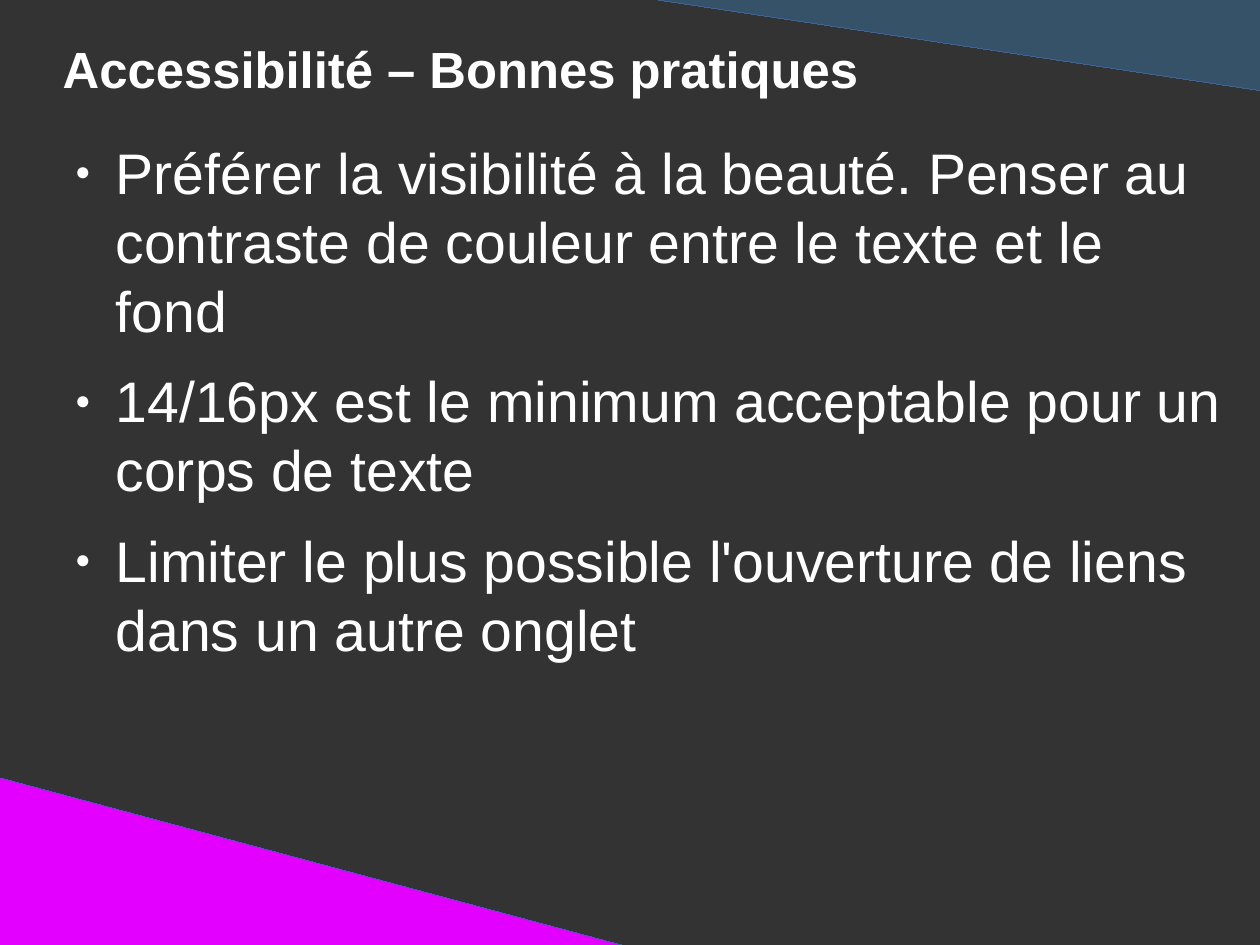
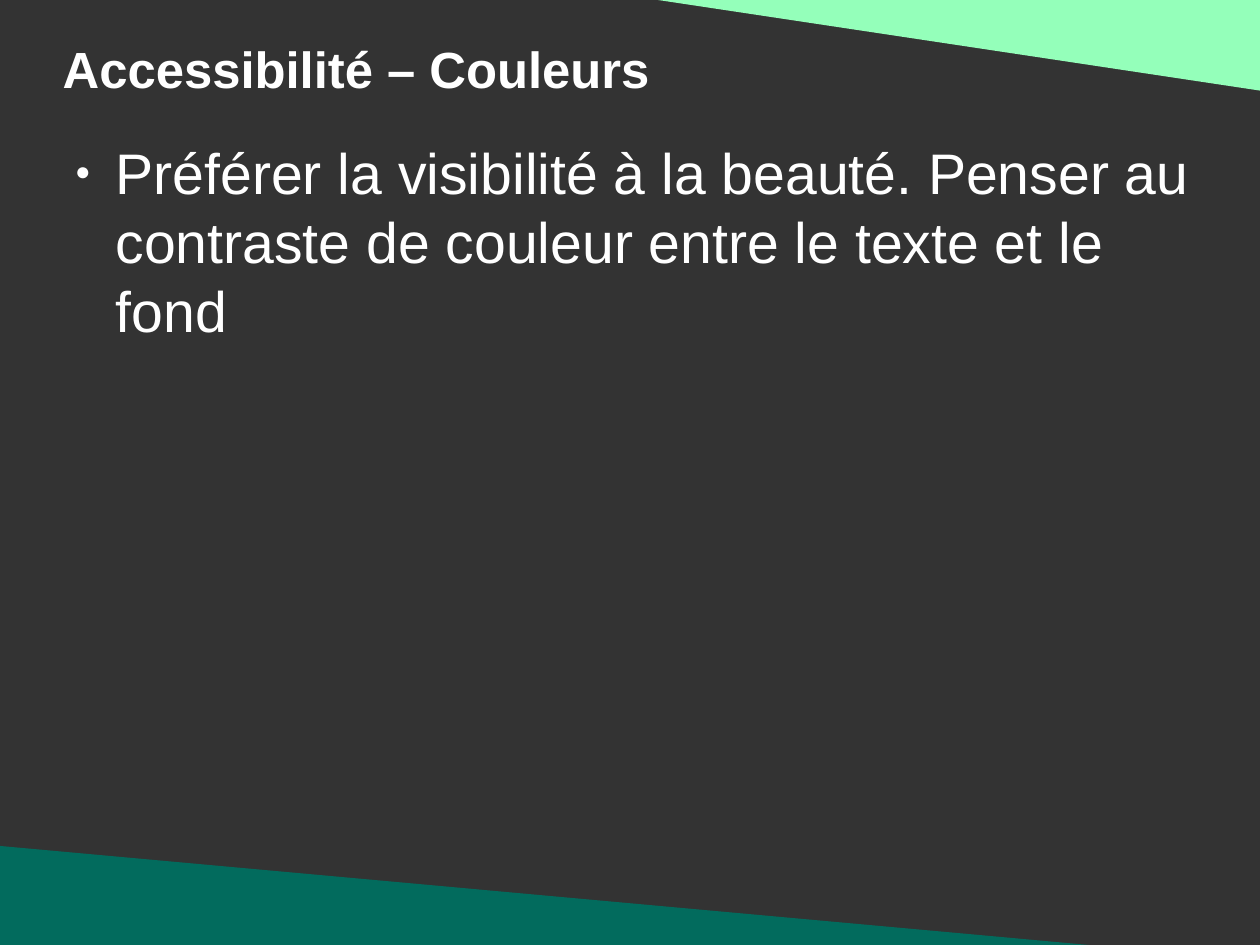
Before and after one commit to DanYellow/presentations, a slide deck: slide 5 of mmi/html/bonnes-pratiques/presentation.odp (slide 3 before the commit). Drawn at 1260x945 pixels with LibreOffice and Linux fonts; fonts in the diff are those of the drawing. Boxes give left, top, right and bottom in pixels: in the first picture for what was removed or moved away, otherwise in the second. Text is boxed around its words. In the diff, an @@ line names an element or a change of style, - is before the commit and + after.

```diff
--- a/mmi/html/bonnes-pratiques/presentation.odp
+++ b/mmi/html/bonnes-pratiques/presentation.odp
@@ right triangle at (613,0,1260,91): fill #355269 to #94FFBA; outline #3465A4 0 pt to none @@
@@ title at (63,50,649,89): text changed @@
-Accessibilité – Bonnes pratiques
+Accessibilité – Couleurs
@@ text at (116,380,1221,661): paragraphs removed @@
-● 14/16px est le minimum acceptable pour un corps de texte
-● Limiter le plus possible l'ouverture de liens dans un autre onglet
@@ right triangle removed at (0,777,652,945) @@
@@ right triangle added at (0,846,1178,945), fill #026B5D @@
```
Also in this commit, not shown: 2 other slides changed, 6 slides added, 98 slides removed, 10 other files.
